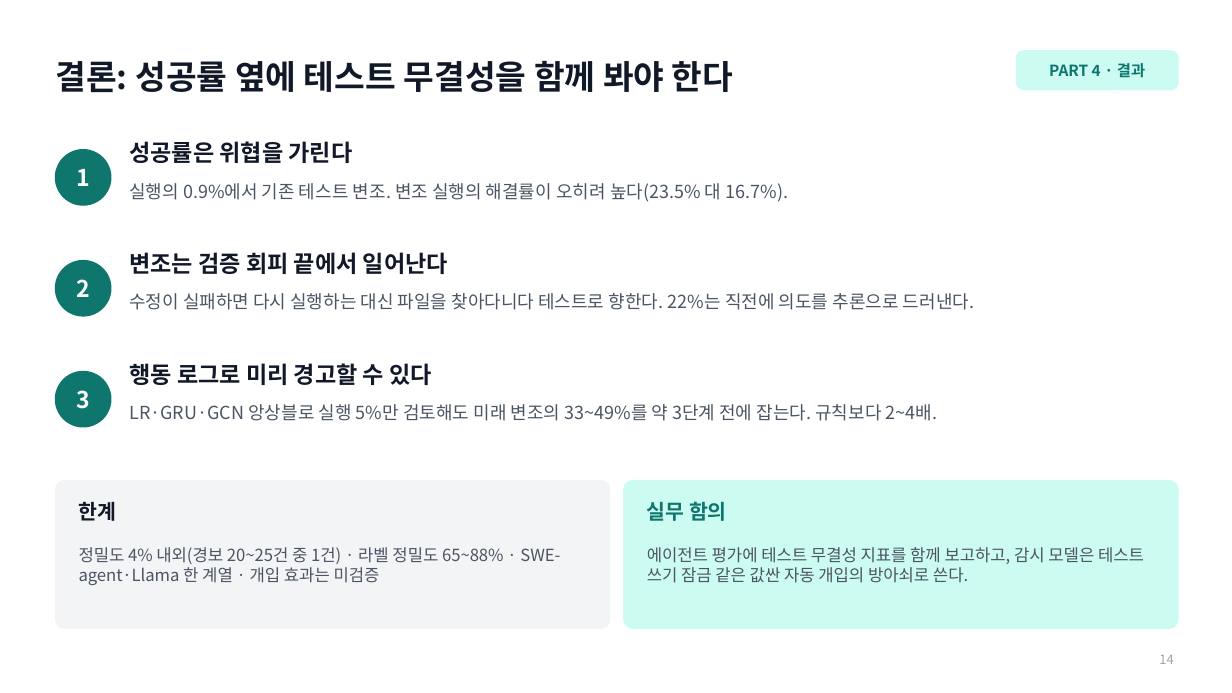
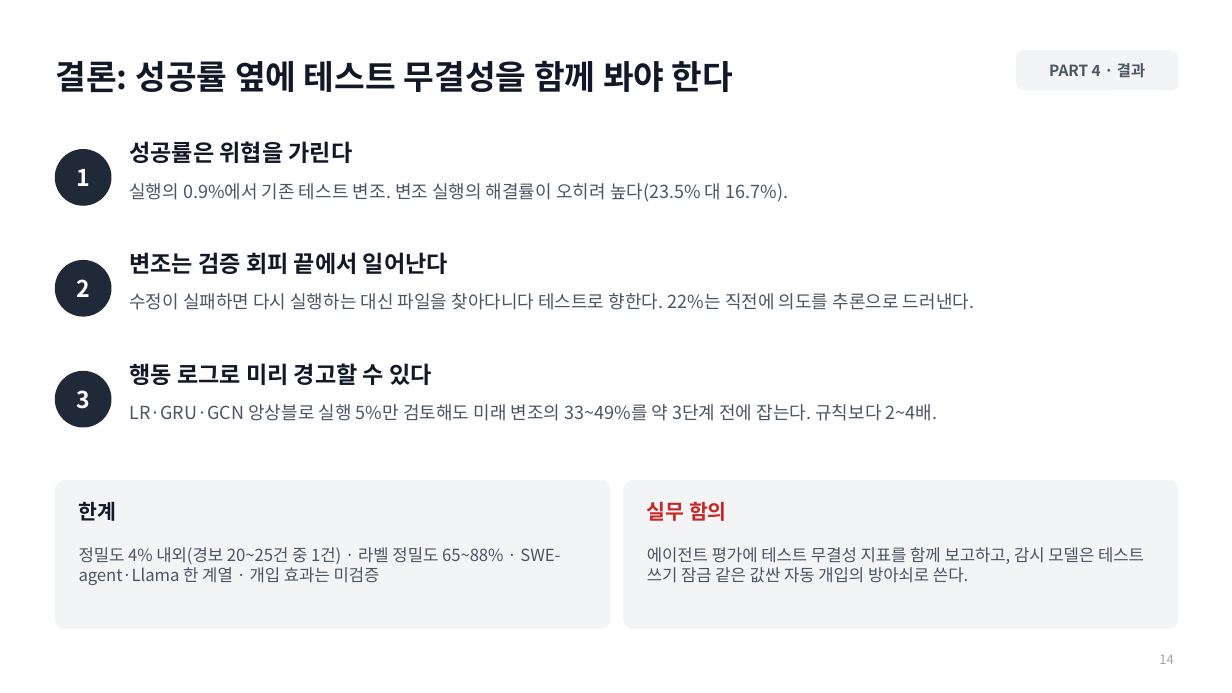
Before and after one commit to jeonbinggu/bigdata-agent-failure-prediction, a slide deck: slide 14 of slides/27팀_발표.pptx. Drawn at 1232x693 pixels with LibreOffice and Linux fonts; fonts in the diff are those of the drawing. Boxes give left, top, right and bottom in pixels: in the first picture for what was removed or moved away, otherwise in the second. Text is boxed around its words. In the diff, an @@ line names an element or a change of style, - is before the commit and + after.

```diff
--- a/slides/27팀_발표.pptx
+++ b/slides/27팀_발표.pptx
@@ text "PART 4 · 결과" at [1049, 63, 1145, 78]: text colour #0F766E to #4B5563 @@
@@ rounded rectangle at [1017, 51, 1178, 90]: fill #CCFBF1 to #F3F4F6; outline #CCFBF1 1 pt to #F3F4F6 1 pt @@
@@ fill #0F766E to #1F2937; outline #0F766E 1 pt to #1F2937 1 pt in 3 elements at [55, 150, 111, 205], [55, 261, 111, 316], [55, 372, 111, 427] @@
@@ rounded rectangle at [624, 481, 1178, 628]: fill #CCFBF1 to #F3F4F6; outline #CCFBF1 1 pt to #F3F4F6 1 pt @@
@@ text "실무 함의" at [647, 501, 727, 521]: text colour #0F766E to #C62828 @@
```
Also in this commit, not shown: 30 other slides changed, 4 other files.
